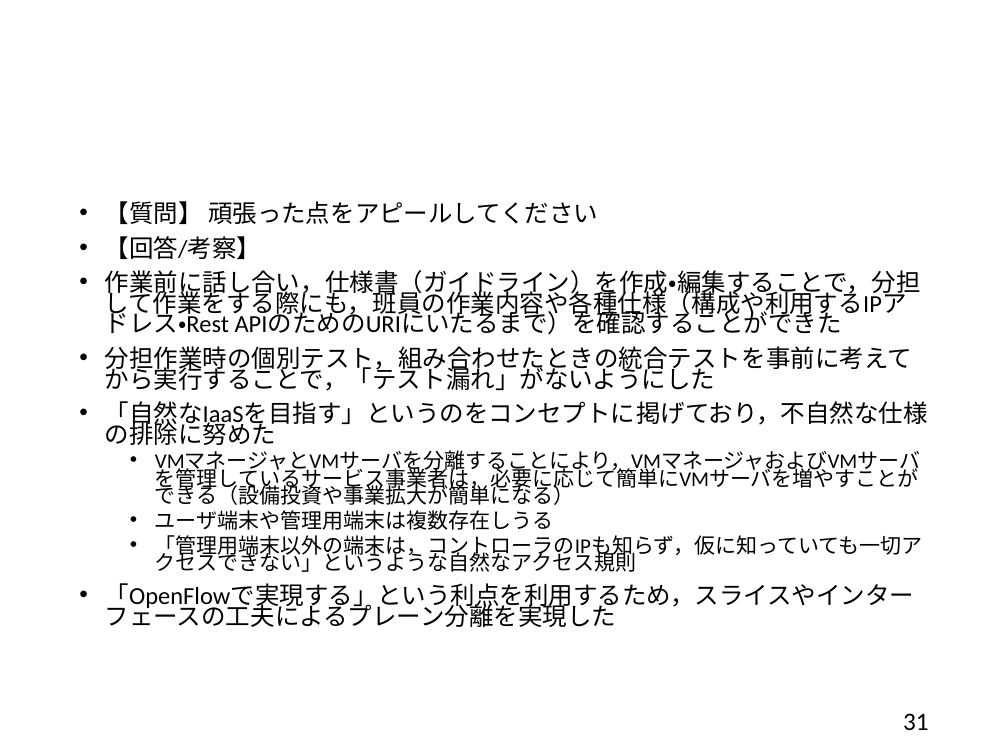
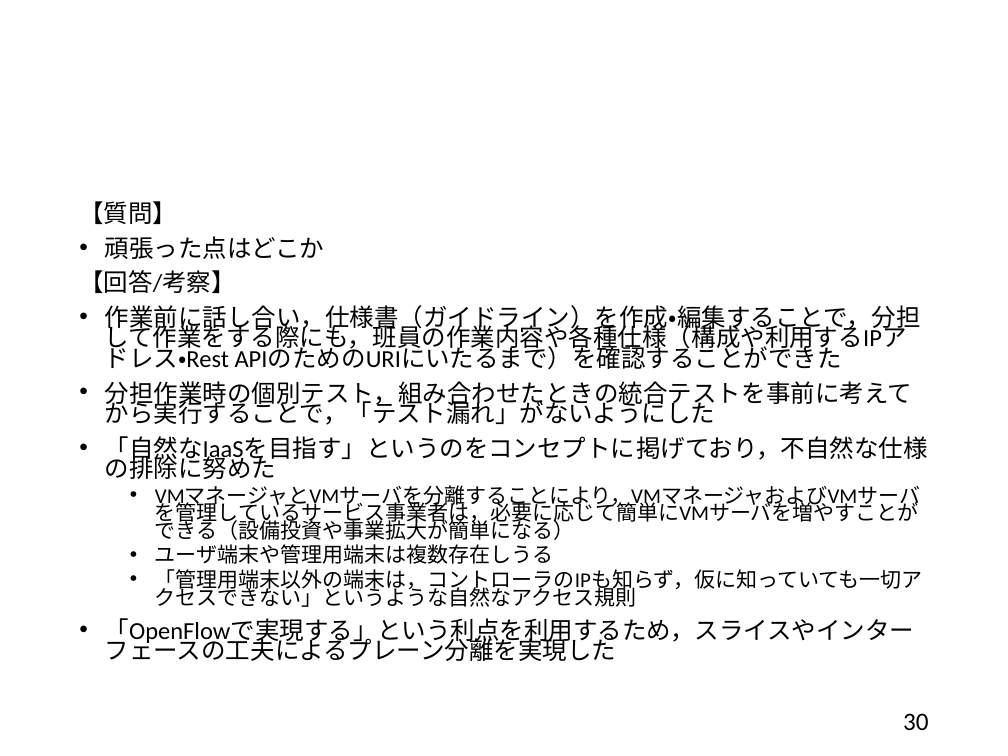
Before and after one commit to handai-trema/IaaS-amn, a slide deck: slide 30 of report_slide.pptx (slide 31 before the commit). Drawn at 1008x756 pixels with LibreOffice and Linux fonts; fonts in the diff are those of the drawing. Boxes give left, top, right and bottom in pixels: in the first picture for what was removed or moved away, otherwise in the second. Text is boxed around its words. In the diff, an @@ line names an element or a change of style, - is before the commit and + after.

```diff
--- a/report_slide.pptx
+++ b/report_slide.pptx
@@ text at [79,201,325,259]: text changed @@
-• 【質問】 頑張った点をアピールしてください
+【質問】
+• 頑張った点はどこか
@@ text at [79,270,236,293]: bullet • to none @@
@@ page number at [903,713,929,730]: text changed @@
-31
+30
```
Also in this commit, not shown: 21 other slides changed, 7 slides added, 5 slides removed.
